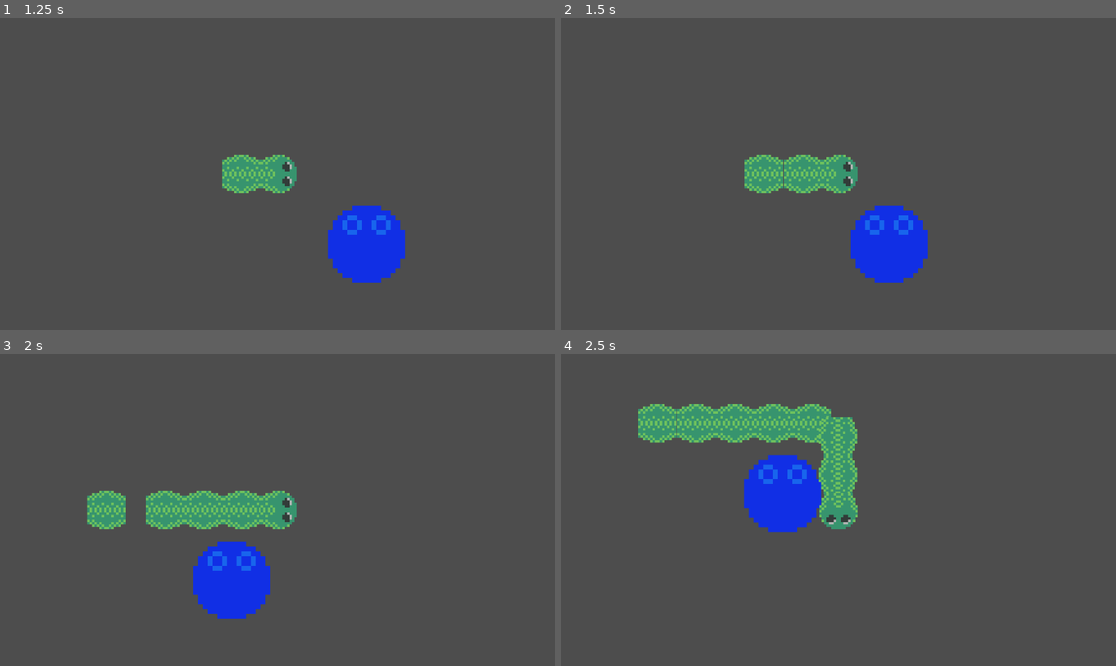
Above: before the commit, frames 1-4 (two rows, left to right).
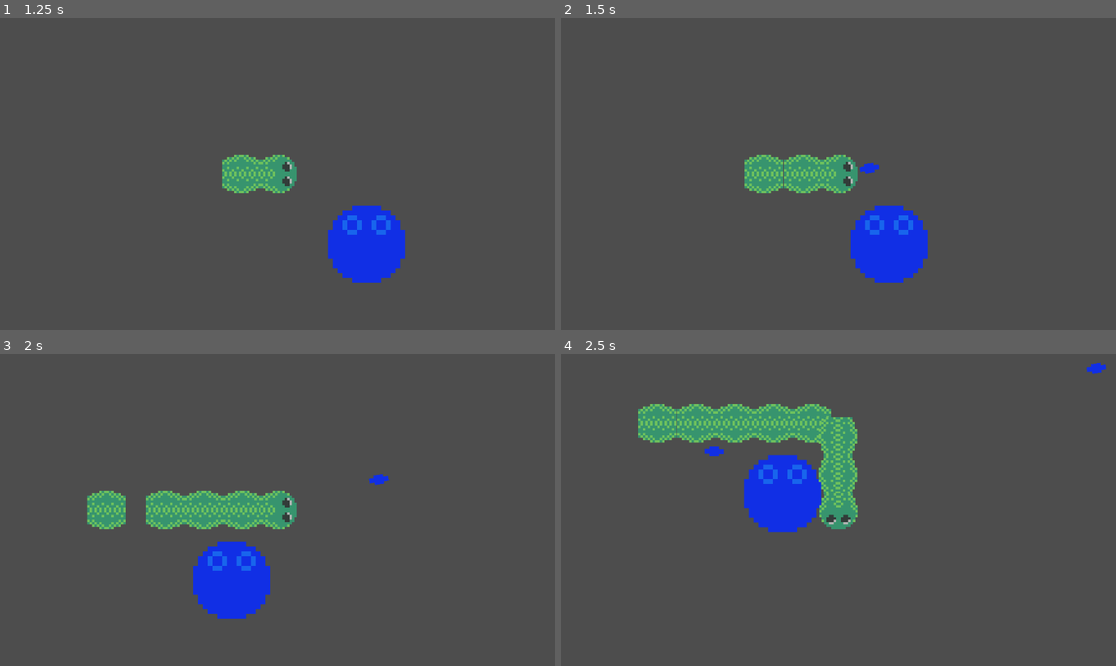
Above: after the commit, the same moments.

Repository: EdWinMaster0/ProjectSnake
Game: Godot game, scene res://scenes/Menu.tscn
Same seed, same stepped clock (60 frames per second), same inputs: the game is played once before the commit and once after it.
Inputs (mouse positions are in pixels of both pictures, inside the frame that each line leads up to):
- Up to frame 1 (1.25 s): click "Start" at 0.5 s
- Up to frame 2 (1.5 s): tap Enter at 1.25 s; move the mouse to (960, 158) at 1.27 s; hold D (Right) from 1.28 s (still down); tap Space (Action) at 1.35 s
- Up to frame 3 (2 s): keep holding D (Right)
- Up to frame 4 (2.5 s): move the mouse to (727, 525) at 2.02 s; release D (Right) at 2.03 s; hold S (Down) from 2.03 s (still down); tap Space (Action) at 2.1 s

Frame 1 is identical in both runs. In frame 2, less than 0.1% of the frame differs, in the area x 53-58%, y 46-50%; in frame 3, less than 0.1%; in frame 4, 0.2%, in the area x 25-99%, y 2-33%.

Commit message:
Add files via upload
Asdasdad projectile no decel

Diff:
--- /dev/null
+++ b/snake-survivors/projectile.gd
@@ -0,0 +1,10 @@
+extends Area2D
+
+var speed = 700
+
+func _ready() -> void:
+	look_at(get_global_mouse_position())
+
+
+func _physics_process(delta):
+	position += transform.x * speed * delta
--- a/snake-survivors/scenes/Map1.tscn
+++ b/snake-survivors/scenes/Map1.tscn
@@ -37,7 +37,11 @@
 [node name="CollisionShape2D" type="CollisionShape2D" parent="Player"]
 shape = SubResource("CircleShape2D_yjjee")
 
+[node name="Marker2D" type="Node2D" parent="Player"]
+position = Vector2(31, 0)
+
 [node name="MoveToPos_Debug" type="Sprite2D" parent="."]
+position = Vector2(105, 0)
 texture = ExtResource("2_bejli")
 hframes = 4
 vframes = 20
--- /dev/null
+++ b/snake-survivors/scenes/Projectile.tscn
@@ -0,0 +1,21 @@
+[gd_scene load_steps=4 format=3 uid="uid://c0xdfoq7cuel5"]
+
+[ext_resource type="Script" path="res://projectile.gd" id="1_kfr6m"]
+[ext_resource type="Texture2D" uid="uid://5epcyefp6kfd" path="res://assets/Sprite-0001.png" id="2_3ou3x"]
+
+[sub_resource type="CapsuleShape2D" id="CapsuleShape2D_t6650"]
+height = 44.0
+
+[node name="Projectile" type="Area2D"]
+script = ExtResource("1_kfr6m")
+
+[node name="Sprite2D" type="Sprite2D" parent="."]
+rotation = 1.5708
+scale = Vector2(5, 5)
+texture = ExtResource("2_3ou3x")
+hframes = 4
+vframes = 20
+frame = 5
+
+[node name="CollisionShape2D" type="CollisionShape2D" parent="."]
+shape = SubResource("CapsuleShape2D_t6650")
--- a/snake-survivors/scenes/player_movement.gd
+++ b/snake-survivors/scenes/player_movement.gd
@@ -7,6 +7,7 @@
 var position_history = []
 var dir_history = []
 var segment_scene = preload("res://scenes/Segment.tscn")
+var projectile_scene = preload("res://scenes/Projectile.tscn")
 func _ready():
 	for i in range(num_segments):
 		var s = segment_scene.instantiate()
@@ -24,6 +25,11 @@
 func _physics_process(delta):
 	get_input()
 	move_and_slide()
+
+	if Input.is_action_just_pressed("Action"):
+		var proj = projectile_scene.instantiate()
+		call_deferred("add_sibling", proj)
+		proj.position = position + dir_history[dir_history.size() - 1] * 30
 
 	if position != position_history.back():
 		position_history.append(position)
